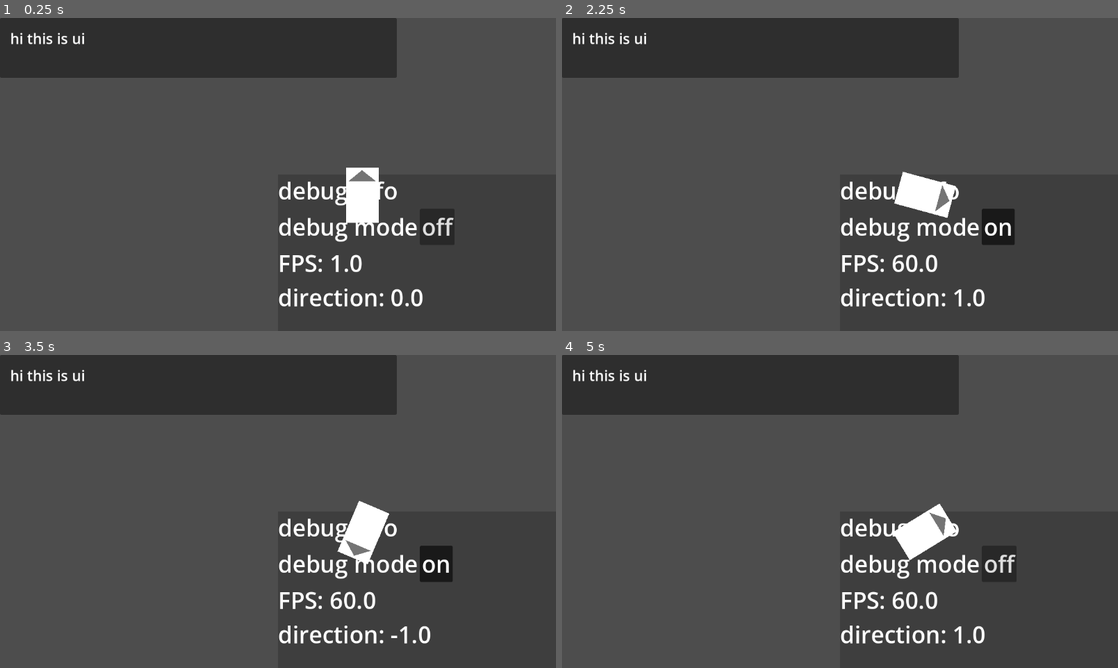
Above: before the commit, frames 1-4 (two rows, left to right).
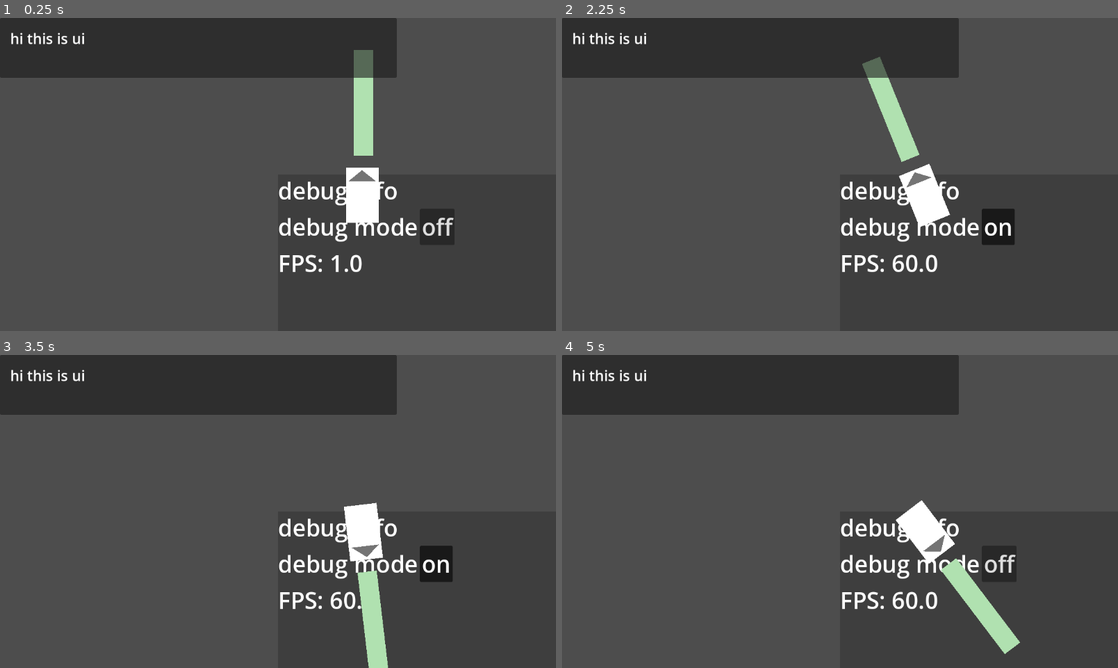
Above: after the commit, the same moments.

Repository: sophieTheProgrammer/GMTK-2026-Battery
Game: Godot game, scene res://scenes/game.tscn
Two runs of this game, one before a commit and one after it. Both use one fixed random seed, a clock stepped at 60 frames per second and the inputs below. Sound files missing from this copy of the repository are replaced by a short silence.
Inputs (mouse positions are in pixels of both pictures, inside the frame that each line leads up to):
- Up to frame 1 (0.25 s): no input
- Up to frame 2 (2.25 s): click "off" at 0.5 s; click "on" at 1.25 s; tap Enter (ui_accept) at 2 s; move the mouse to (962, 158) at 2.02 s; hold A (right) from 2.03 s (still down); click (962, 158) at 2.1 s
- Up to frame 3 (3.5 s): tap Enter (ui_accept) at 2.27, 3.02 s; move the mouse to (166, 527) at 2.77 s; release A (right) at 2.78 s; hold Right (left) from 2.78 s (still down); click (166, 527) at 2.85 s
- Up to frame 4 (5 s): move the mouse to (895, 442) at 3.52 s; release Right (left) at 3.53 s; hold A (right) from 3.53 s (still down); click (895, 442) at 3.6 s; move the mouse to (812, 574) at 4.27 s; click (812, 574) at 4.35 s; tap Enter (ui_accept) at 4.52 s

The runs differ from the first frame. In frame 1, 1.8% of the frame differs, in the area x 50-76%, y 10-93%; in frame 2, 2.4%; in frame 3, 2.1%; in frame 4, 2.6%, in the area x 50-83%, y 46-96%.

Commit message:
super basic movement fixed

Diff:
--- a/scenes/phone.tscn
+++ b/scenes/phone.tscn
@@ -1,12 +1,17 @@
 [gd_scene format=3 uid="uid://ddahf4toxyraj"]
 
 [ext_resource type="Script" uid="uid://bvtiy2y4gi7ge" path="res://scripts/phone.gd" id="1_08mii"]
+[ext_resource type="PackedScene" uid="uid://byhrxl37ca8oa" path="res://scenes/shoot_indicator.tscn" id="2_ewalk"]
 
 [sub_resource type="RectangleShape2D" id="RectangleShape2D_h2h35"]
 size = Vector2(61, 106)
 
 [node name="Phone" type="CharacterBody2D" unique_id=1811385161]
 script = ExtResource("1_08mii")
+
+[node name="shoot_indicator" parent="." unique_id=438777180 instance=ExtResource("2_ewalk")]
+position = Vector2(-19, -82)
+rotation = 4.712389
 
 [node name="ColorRect" type="ColorRect" parent="." unique_id=466371636]
 offset_left = -35.0
--- /dev/null
+++ b/scenes/shoot_indicator.tscn
@@ -0,0 +1,8 @@
+[gd_scene format=3 uid="uid://byhrxl37ca8oa"]
+
+[node name="shoot_indicator" type="Node2D" unique_id=438777180]
+
+[node name="ColorRect" type="ColorRect" parent="." unique_id=2069777276]
+offset_right = 219.0
+offset_bottom = 40.0
+color = Color(0.6901961, 0.88235295, 0.6901961, 1)
--- a/scenes/ui.tscn
+++ b/scenes/ui.tscn
@@ -5,6 +5,7 @@
 [node name="Panel" type="Panel" parent="." unique_id=1760701443]
 offset_right = 822.0
 offset_bottom = 124.0
+mouse_filter = 2
 
 [node name="RichTextLabel" type="RichTextLabel" parent="." unique_id=679238702]
 offset_left = 21.0
@@ -13,4 +14,5 @@
 offset_bottom = 117.0
 size_flags_horizontal = 0
 size_flags_vertical = 8
+mouse_filter = 2
 text = "hi this is ui"
--- a/scripts/phone.gd
+++ b/scripts/phone.gd
@@ -1,27 +1,18 @@
 extends CharacterBody2D
 
 # Constants
-const TOP_SPEED := 100.0
-const ACCELERATION := 5.0
+const TOP_SPEED := 10.0
+const ACCELERATION := 2.0
 const ACCELERATION_WEIGHT := 0.6
+# TODO: implement the friction weight feature
 const FRICTION_WEIGHT := 0.1
 
 var current_spin_velocity : float = 0.0
 
-func getNormalizedInput() -> Vector2:
+func _physics_process(delta: float) -> void:
+	var direction := Input.get_axis("right", "left")
 
-	var input : Vector2
-	input.x = Input.get_axis("left", "right")
-	input.y = Input.get_axis("up", "down")
-
-	return input.normalized()
-
-
-func _physics_process(delta: float) -> void:
-
-	var direction := Input.get_axis("left", "right")
 	var target_spin_speed : float = TOP_SPEED * direction
-	Debug.display_debug_var("direction", direction)
 	current_spin_velocity = lerp(current_spin_velocity, target_spin_speed, ACCELERATION * delta)
 	# you can normally lerp velocity with other properties and just lerp the velocity but spin doesn't have any
 	# once we've updated what spin velocity should be, we can add it to rotation since velocity = change/time and you are applying this change
